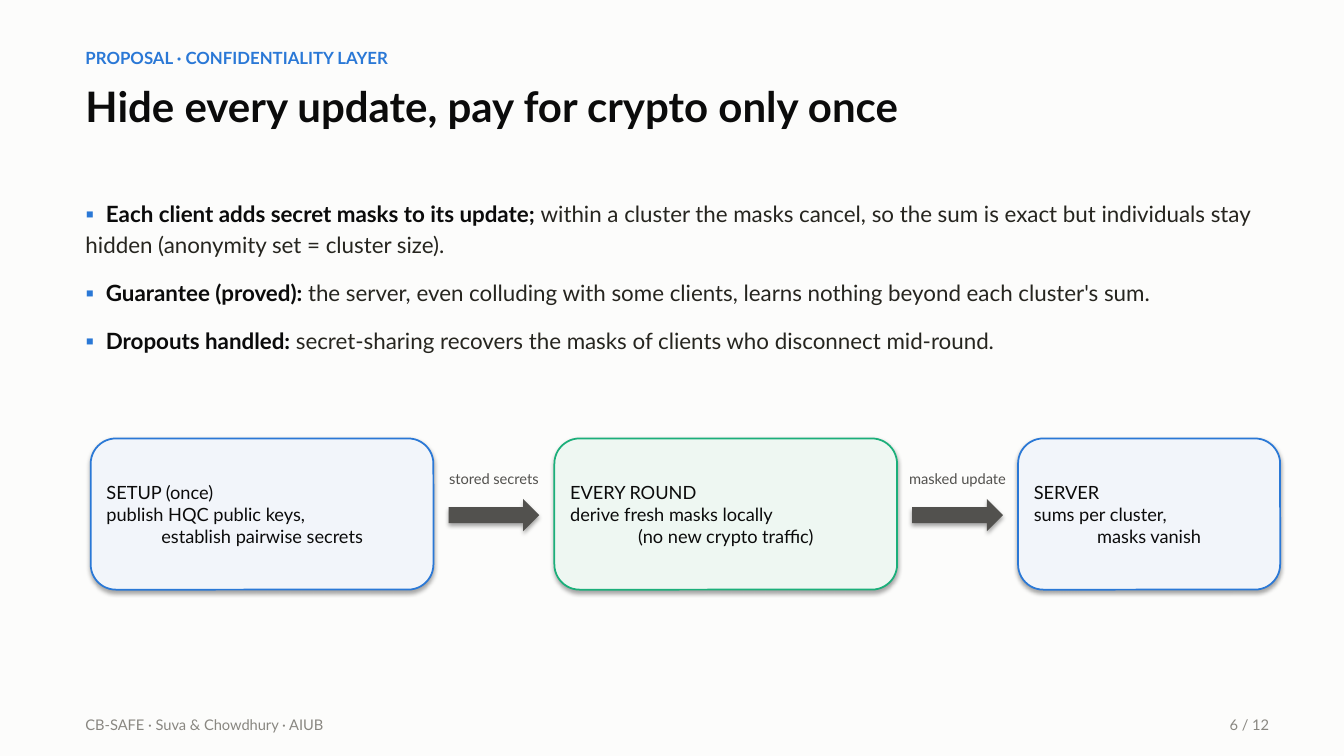
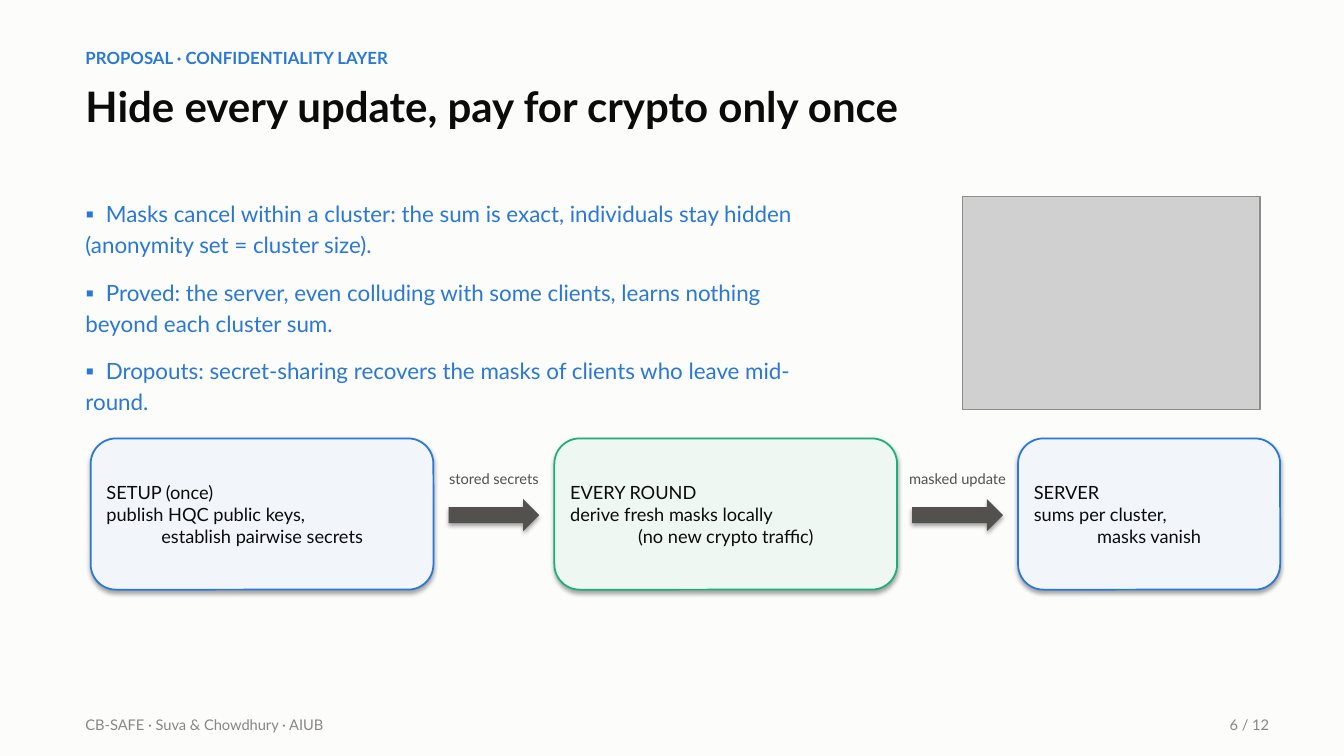
Before and after one commit to wshuv-o/cb-safe-draft, a slide deck: slide 6 of paper/cbsafe_slides.pptx. Drawn at 1344x756 pixels with LibreOffice and Linux fonts; fonts in the diff are those of the drawing; grey boxes stand for pictures. Boxes give left, top, right and bottom in pixels: in the first picture for what was removed or moved away, otherwise in the second. Text is boxed around its words. In the diff, an @@ line names an element or a change of style, - is before the commit and + after.

```diff
--- a/paper/cbsafe_slides.pptx
+++ b/paper/cbsafe_slides.pptx
@@ text at bbox=[85, 205, 791, 383]: text changed; text colour #26251F to #2A78D6 @@
-▪ Each client adds secret masks to its update; within a cluster the masks cancel, so the sum is exact but individuals stay hidden (anonymity set = cluster size).
-▪ Guarantee (proved): the server, even colluding with some clients, learns nothing beyond each cluster's sum.
-▪ Dropouts handled: secret-sharing recovers the masks of clients who disconnect mid-round.
+▪ Masks cancel within a cluster: the sum is exact, individuals stay hidden (anonymity set = cluster size).
+▪ Proved: the server, even colluding with some clients, learns nothing beyond each cluster sum.
+▪ Dropouts: secret-sharing recovers the masks of clients who leave mid-round.
@@ picture added at bbox=[963, 197, 1260, 409] @@
```
Also in this commit, not shown: 1 other slide changed, 2 other files.
